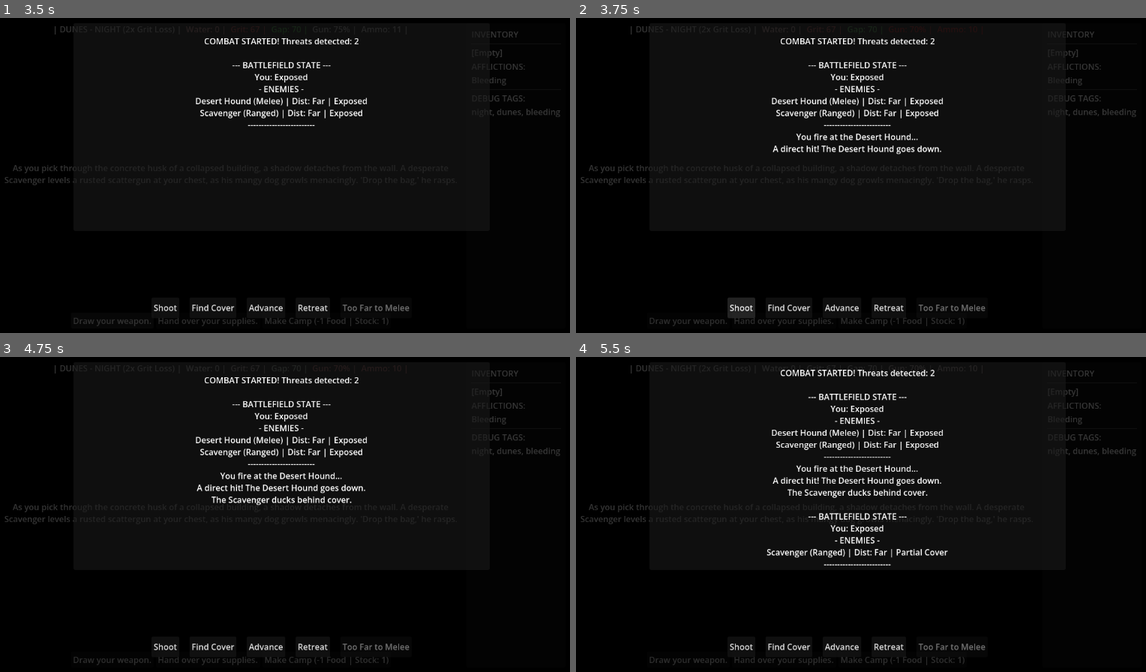
Above: before the commit, frames 1-4 (two rows, left to right).
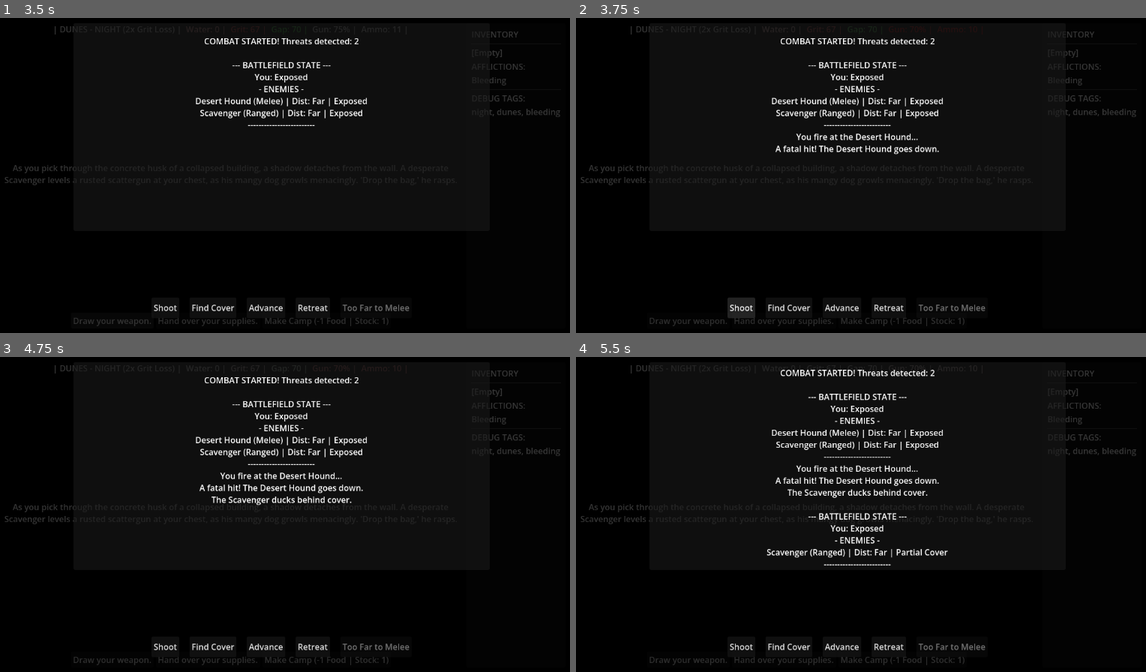
Above: after the commit, the same moments.

Repository: JoelSpicer/Across-The-Desert
Game: Godot game, scene res://Scene/MainGame.tscn
The game is run twice, just before and just after one commit, with the same random seed, the same clock (stepped at 60 frames per second) and the same inputs.
Inputs:
- Up to frame 1 (3.5 s): click "Shoot the bird to claim the l…" at 0.5 s; click "Push through the storm." at 1.25 s; click "Move faster" at 2 s; click "Draw your weapon." at 2.75 s
- Up to frame 2 (3.75 s): click "Shoot" at 3.5 s
- Up to frame 3 (4.75 s): click "Hand over your supplies." at 4.25 s
- Up to frame 4 (5.5 s): click "Make Camp (-1 Food | Stock: 1)" at 5 s

Frame 1 is identical in both runs. In frame 2, 0.4% of the frame differs, in the area x 34-65%, y 40-44%; in frame 3, 0.4%; in frame 4, 0.4%.

Commit message:
endgame numbers

Diff:
--- a/Scene/GameOver.tscn
+++ b/Scene/GameOver.tscn
@@ -34,6 +34,9 @@
 grow_horizontal = 2
 grow_vertical = 2
 
+[node name="LabelTitle" type="Label" parent="VBoxContainer" unique_id=48473349]
+layout_mode = 2
+
 [node name="DeathMessage" type="Label" parent="VBoxContainer" unique_id=321246323]
 layout_mode = 2
 text = "deathmessage"
--- a/Scripts/CombatPhase.gd
+++ b/Scripts/CombatPhase.gd
@@ -35,38 +35,42 @@
 # INITIALIZATION & PARSING
 # Called by MainGame.gd when an event triggers a fight
 # ------------------------------------------------------------------------
+# ------------------------------------------------------------------------
+# INITIALIZATION & PARSING
+# ------------------------------------------------------------------------
 func start_combat(combat_string: String):
-	# Clear the battlefield from any previous encounters
 	active_enemies.clear()
 	player_cover = 0
 	combat_active = true
 
-	# Parse the comma-separated string from the narrative event (e.g., "Hound:melee, Scavenger:ranged")
 	var enemy_definitions = combat_string.split(",")
 	for def in enemy_definitions:
 		def = def.strip_edges()
-		if def == "": continue # Skip empty strings just in case of formatting errors
+		if def == "": continue
 
 		var is_melee = false
 		var enemy_name = def
-
-		# Check if a specific combat style was tagged using a colon
+		var hp = 1 # By default, all standard enemies die in 1 hit
+
 		if ":" in def:
 			var parts = def.split(":")
 			enemy_name = parts[0].strip_edges()
-			# If tagged as melee, they will use charge/lunge logic instead of seeking cover
-			if parts[1].strip_edges().to_lower() == "melee":
+			var modifier = parts[1].strip_edges().to_lower()
+
+			if modifier == "melee":
 				is_melee = true
-
-		# Construct the enemy profile and add it to the active battlefield array
+			elif modifier == "boss":
+				# The boss is ranged, but takes 3 shots/strikes to kill
+				hp = 3
+
 		active_enemies.append({
 			"name": enemy_name,
 			"is_melee": is_melee,
-			"distance": 3, # 3 = Far, 2 = Mid, 1 = Close, 0 = Melee range
-			"cover": 0     # Enemies always start exposed
+			"distance": 3,
+			"cover": 0,
+			"hp": hp       # NEW: Store the health points in the dictionary
 		})
 
-	# Reveal the UI and announce the start of the fight
 	show()
 	_log_message("COMBAT STARTED! Threats detected: " + str(active_enemies.size()))
 	_update_ui()
@@ -85,8 +89,10 @@
 # ------------------------------------------------------------------------
 # PLAYER ACTIONS
 # ------------------------------------------------------------------------
+# ------------------------------------------------------------------------
+# SHOOT LOGIC
+# ------------------------------------------------------------------------
 func _on_btn_shoot_pressed():
-	# Ignore clicks if the fight is over or the AI is taking its turn
 	if not combat_active or active_enemies.is_empty(): return
 
 	if GameState.ammo <= 0:
@@ -94,80 +100,79 @@
 		_enemy_phase()
 		return
 
-	# --- JAM MECHANIC ---
-	# If gun condition drops below 60%, the gun starts failing
 	var jam_chance = 0
 	if GameState.gun_condition < 60:
 		jam_chance = 60 - GameState.gun_condition
 
-	# Roll a 100-sided die. If the roll is lower than the jam chance, the gun misfires.
 	if randi() % 100 < jam_chance:
 		_log_message("CLACK. Your poorly maintained weapon jams! You frantically clear the chamber.")
-		# Fumbling with a jammed gun wastes the turn and slightly degrades the weapon more
 		GameState.modify_gun_condition(-2)
 		_enemy_phase()
 		return
 
-	# Normal firing mechanics cost 1 ammo and standard wear-and-tear
 	GameState.modify_ammo(-1)
 	GameState.modify_gun_condition(-5)
 
-	# Automatically target the enemy that is easiest to hit
 	var target = _get_best_target()
 	_log_message("You fire at the " + target.name + "...")
 
-	# Base accuracy is 80%. Penalties apply for distance and enemy cover.
 	var hit_chance = 80 - (target.distance * 15) - (target.cover * 30)
-
-	# A heavily degraded gun (below 50%) loses 20% accuracy
-	if GameState.gun_condition < 50:
-		hit_chance -= 20
+	if GameState.gun_condition < 50: hit_chance -= 20
 
 	if randi() % 100 < hit_chance:
-		_log_message("A direct hit! The " + target.name + " goes down.")
-		active_enemies.erase(target) # Remove the dead enemy from the array
-
-		# If the array is empty, all enemies are dead and the player wins
-		if active_enemies.is_empty():
-			_end_combat(true)
-			return
+		# NEW: Reduce HP instead of instantly killing
+		target.hp -= 1
+
+		if target.hp <= 0:
+			_log_message("A fatal hit! The " + target.name + " goes down.")
+			active_enemies.erase(target)
+
+			if active_enemies.is_empty():
+				_end_combat(true)
+				return
+		else:
+			_log_message("A direct hit! But the " + target.name + " absorbs the impact and keeps coming! (HP: " + str(target.hp) + ")")
 	else:
 		_log_message("Your shot misses, kicking up dust.")
-		# Firing forces the player out of full cover (level 2) down to partial cover (level 1)
 		if player_cover == 2:
 			player_cover = 1
 			_log_message("You leaned out of cover to shoot, exposing yourself.")
 
 	_enemy_phase()
 
+# ------------------------------------------------------------------------
+# MELEE LOGIC
+# ------------------------------------------------------------------------
 func _on_btn_melee_pressed():
 	if not combat_active or active_enemies.is_empty(): return
 
 	var target = _get_best_target()
 
-	# Failsafe: Ensure the target is actually in melee or close range (distance 0 or 1)
 	if target.distance > 1:
 		_log_message("They are too far away to hit!")
 		return
 
 	_log_message("You lunge forward, using your weapon as a blunt instrument against the " + target.name + "!")
 
-	# Smashing someone with a firearm severely degrades its mechanical condition
 	GameState.modify_gun_condition(-15)
 
-	# Base hit chance for melee is decent, but enemy cover makes it harder to land a clean blow
 	var hit_chance = 75 - (target.cover * 20)
 
 	if randi() % 100 < hit_chance:
-		_log_message("A brutal strike! The " + target.name + " crumples to the dirt.")
-		active_enemies.erase(target)
-
-		if active_enemies.is_empty():
-			_end_combat(true)
-			return
+		# NEW: Reduce HP on melee strikes
+		target.hp -= 1
+
+		if target.hp <= 0:
+			_log_message("A brutal strike! The " + target.name + " crumples to the dirt.")
+			active_enemies.erase(target)
+
+			if active_enemies.is_empty():
+				_end_combat(true)
+				return
+		else:
+			_log_message("You crack the " + target.name + " hard, but they stay on their feet! (HP: " + str(target.hp) + ")")
 	else:
 		_log_message("Your swing goes wide, throwing you off balance.")
-		# Missing a heavy melee swing always breaks your cover completely
 		player_cover = 0
 
 	_enemy_phase()
--- a/Scripts/GameOver.gd
+++ b/Scripts/GameOver.gd
@@ -1,16 +1,68 @@
 extends Control
+class_name GameOver
 
-@onready var death_message = $VBoxContainer/DeathMessage
-@onready var restart_button = $VBoxContainer/RestartButton
+# ------------------------------------------------------------------------
+# UI REFERENCES
+# Adjust these paths if your labels or buttons have different names in the scene tree
+# ------------------------------------------------------------------------
+@onready var label_title = $VBoxContainer/LabelTitle
+@onready var label_reason = $VBoxContainer/DeathMessage
+@onready var btn_restart = $VBoxContainer/RestartButton
 
+# ------------------------------------------------------------------------
+# INITIALIZATION
+# ------------------------------------------------------------------------
 func _ready():
-	# Read the death reason stored in GameState
-	death_message.text = GameState.death_reason
+	# Keep this overlay completely hidden during normal gameplay
+	hide()
 
-	# Connect the restart button
-	restart_button.pressed.connect(_on_restart_pressed)
+	# Listen for both end-state signals from the global GameState singleton
+	GameState.player_died.connect(_on_player_died)
+	GameState.game_won.connect(_on_game_won)
 
-func _on_restart_pressed():
-	# Tell GameState to reset stats, then reload the main game
-	GameState.reset_run()
-	get_tree().change_scene_to_file("res://Scene/MainGame.tscn")
+	# Auto-wire the restart button
+	btn_restart.pressed.connect(_on_btn_restart_pressed)
+
+# ------------------------------------------------------------------------
+# DEFEAT STATE
+# ------------------------------------------------------------------------
+func _on_player_died():
+	label_title.text = "THE DESERT CLAIMS ANOTHER"
+
+	# Pull the exact string of text describing how they died from GameState
+	label_reason.text = GameState.death_reason
+
+	# Reveal the Game Over UI overlay
+	show()
+
+# ------------------------------------------------------------------------
+# VICTORY STATE
+# ------------------------------------------------------------------------
+func _on_game_won():
+	# Overwrite the standard failure text with the victory narrative
+	label_title.text = "VENGEANCE AT LAST"
+	label_reason.text = "The Man in Black lies dead in the sand. Your grueling journey across the wastes is finally over."
+
+	# Reveal the exact same UI overlay, but now functioning as a Win Screen
+	show()
+
+# ------------------------------------------------------------------------
+# RESTART LOGIC
+# ------------------------------------------------------------------------
+func _on_btn_restart_pressed():
+	# Reloads the entire active scene tree from scratch.
+	# Note: Because GameState is an Autoload (Singleton), it will NOT reset itself automatically.
+	# You must manually reset your global variables here before reloading the scene!
+
+	GameState.water = 100
+	GameState.current_grit = 100
+	GameState.gap_distance = 100
+	GameState.ammo = 10
+	GameState.gun_condition = 100
+	GameState.food = 3
+	GameState.inventory.clear()
+	GameState.current_afflictions.clear()
+	GameState.is_dead = false
+
+	# Once the global stats are back to their defaults, restart the engine
+	get_tree().reload_current_scene()
--- a/Scripts/GameState.gd
+++ b/Scripts/GameState.gd
@@ -27,6 +27,8 @@
 
 signal stats_changed
 signal player_died # New signal to tell the UI to change scenes
+signal boss_encounter_triggered
+signal game_won
 
 func modify_water(amount: int):
 	water += amount
@@ -62,11 +64,22 @@
 	gun_condition = clamp(gun_condition, 0, 100)
 	stats_changed.emit()
 
+# ------------------------------------------------------------------------
+# MODIFY GAP DISTANCE
+# Adjusts the distance between you and the Man in Black.
+# ------------------------------------------------------------------------
 func modify_gap(amount: int):
 	gap_distance += amount
-	if gap_distance < 0: gap_distance = 0
-	stats_changed.emit()
-	_check_death_states()
+
+	# If the gap drops to 0 or below, the player has caught up to the target.
+	# We cap it at 0 and trigger the final boss fight instead of a standard event.
+	if gap_distance <= 0:
+		gap_distance = 0
+		boss_encounter_triggered.emit()
+
+	# Emit a generic signal to update the HUD (if you have one),
+	# though your MainGame's clock tick usually handles this.
+	print("DEBUG: Gap is now ", gap_distance)
 
 func _check_death_states():
 	if is_dead:
--- a/Scripts/Maingame.gd
+++ b/Scripts/Maingame.gd
@@ -36,10 +36,14 @@
 func _ready():
 	GameState.stats_changed.connect(update_hud)
 	GameState.player_died.connect(_on_player_died)
+	combat_phase.combat_won.connect(_on_combat_won)
 
 	# --- NEW: Listen for the combat victory signal ---
 	combat_phase.combat_won.connect(_on_combat_won)
 	settlement_phase.left_settlement.connect(_on_left_settlement)
+
+	# NEW: Listen for the moment the player catches the Man in Black
+	GameState.boss_encounter_triggered.connect(_on_boss_encounter_triggered)
 
 	# Set the baseline before updating the HUD
 	prev_water = GameState.water
@@ -237,11 +241,29 @@
 func trigger_combat_encounter(enemy_name: String):
 	combat_phase.start_combat(enemy_name)
 
+# ------------------------------------------------------------------------
+# THE FINAL CONFRONTATION
+# Triggers instantly when the Gap reaches 0
+# ------------------------------------------------------------------------
+func _on_boss_encounter_triggered():
+	# Hide the standard event UI so it doesn't overlap the combat screen
+	%EventUI.hide()
+
+	# Start the combat phase using the special ":boss" tag we are about to create.
+	# The Man in Black comes with a mechanical hound to make it a 2v1 fight!
+	combat_phase.start_combat("The Man in Black:boss, Clockwork Hound:melee")
+
 # Called automatically when the player wins the fight
 func _on_combat_won():
+	# Check if the player has closed the distance entirely.
+	# If Gap is 0, the fight they just survived was the Final Confrontation!
+	if GameState.gap_distance <= 0:
+		# Trigger the victory state
+		GameState.game_won.emit()
+	else:
 	# Resume the normal game loop now that the threat is dead
-	GameState.advance_time()
-	event_manager.trigger_random_event()
+		GameState.advance_time()
+		event_manager.trigger_random_event()
 
 # --- NEW SETTLEMENT FLOW FUNCTIONS ---
 
